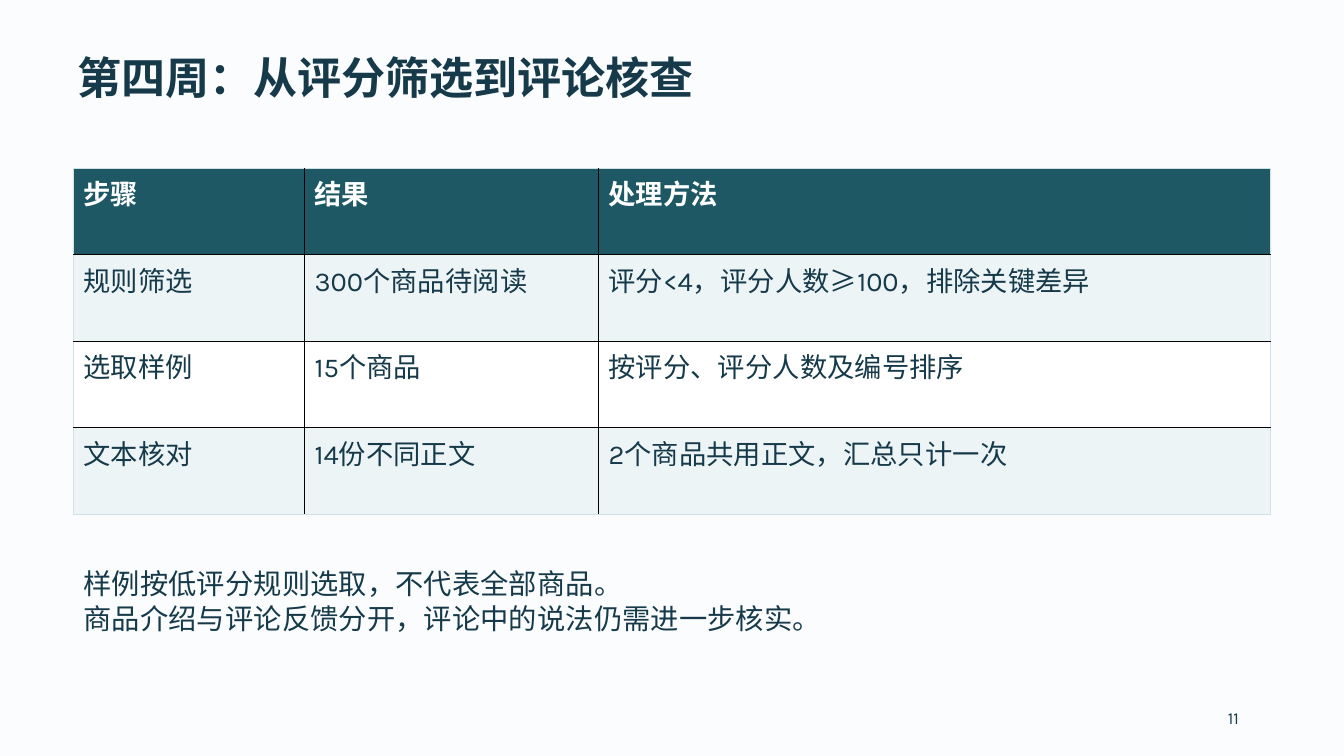
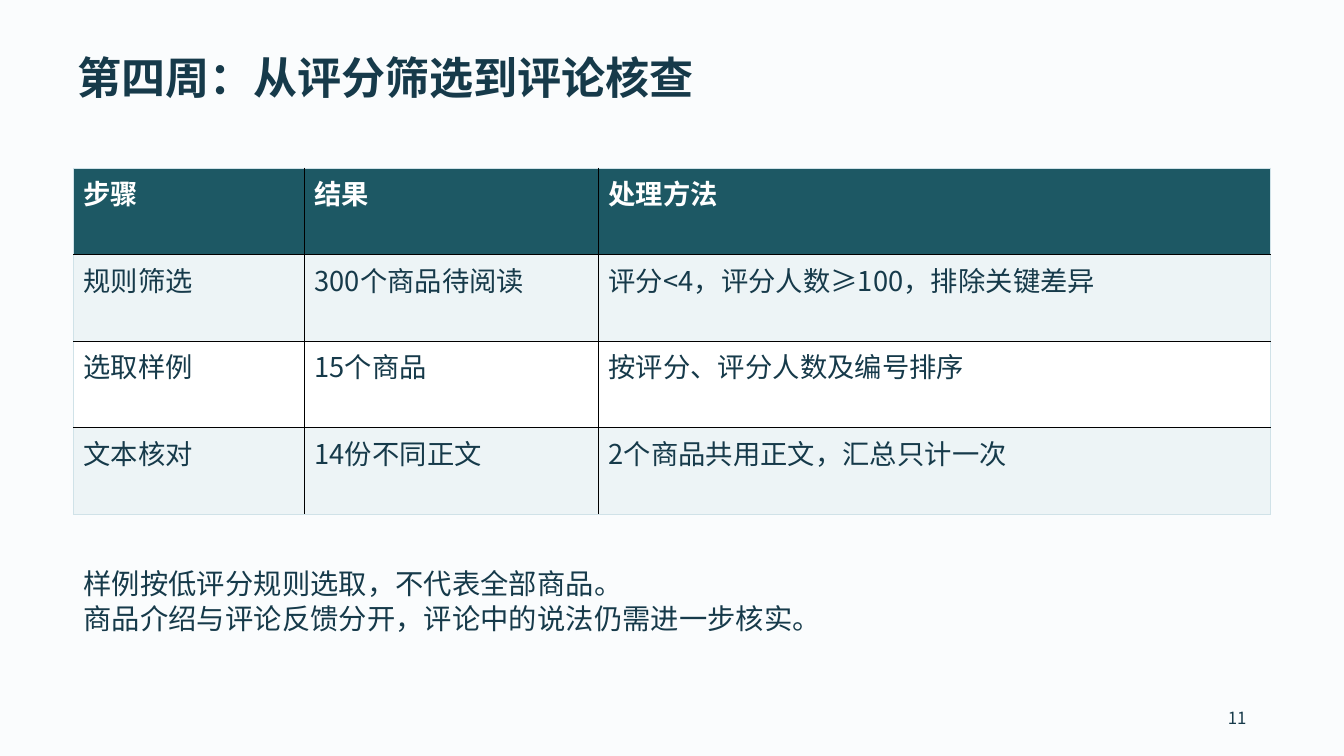
Before and after one commit to Zeya0825/amazon-data-analysis, a slide deck: slide 11 of docs/胡泽雅_Amazon项目总结.pptx. Drawn at 1344x756 pixels with LibreOffice and Linux fonts; fonts in the diff are those of the drawing. Boxes give left, top, right and bottom in pixels: in the first picture for what was removed or moved away, otherwise in the second. Text is boxed around its words. In the diff, an @@ line names an element or a change of style, - is before the commit and + after.

```diff
--- a/docs/胡泽雅_Amazon项目总结.pptx
+++ b/docs/胡泽雅_Amazon项目总结.pptx
@@ table at <box>74,168,1271,515</box> @@
@@ font Karla to Noto Sans CJK SC @@
@@ text "11" at <box>1228,711,1247,724</box>: font Karla to Noto Sans CJK SC @@
```
Also in this commit, not shown: 4 other slides changed, 1 other file.
